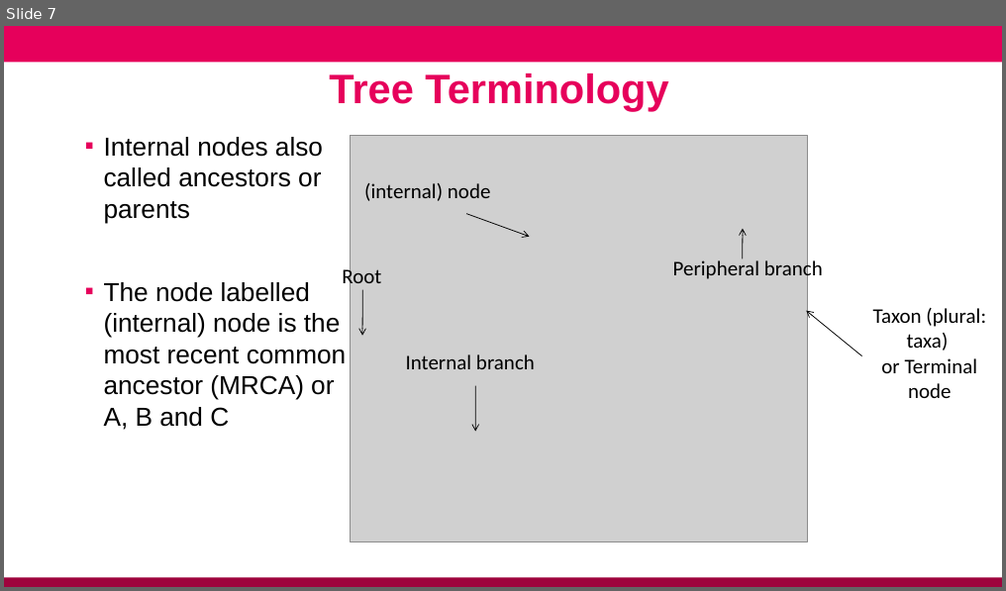
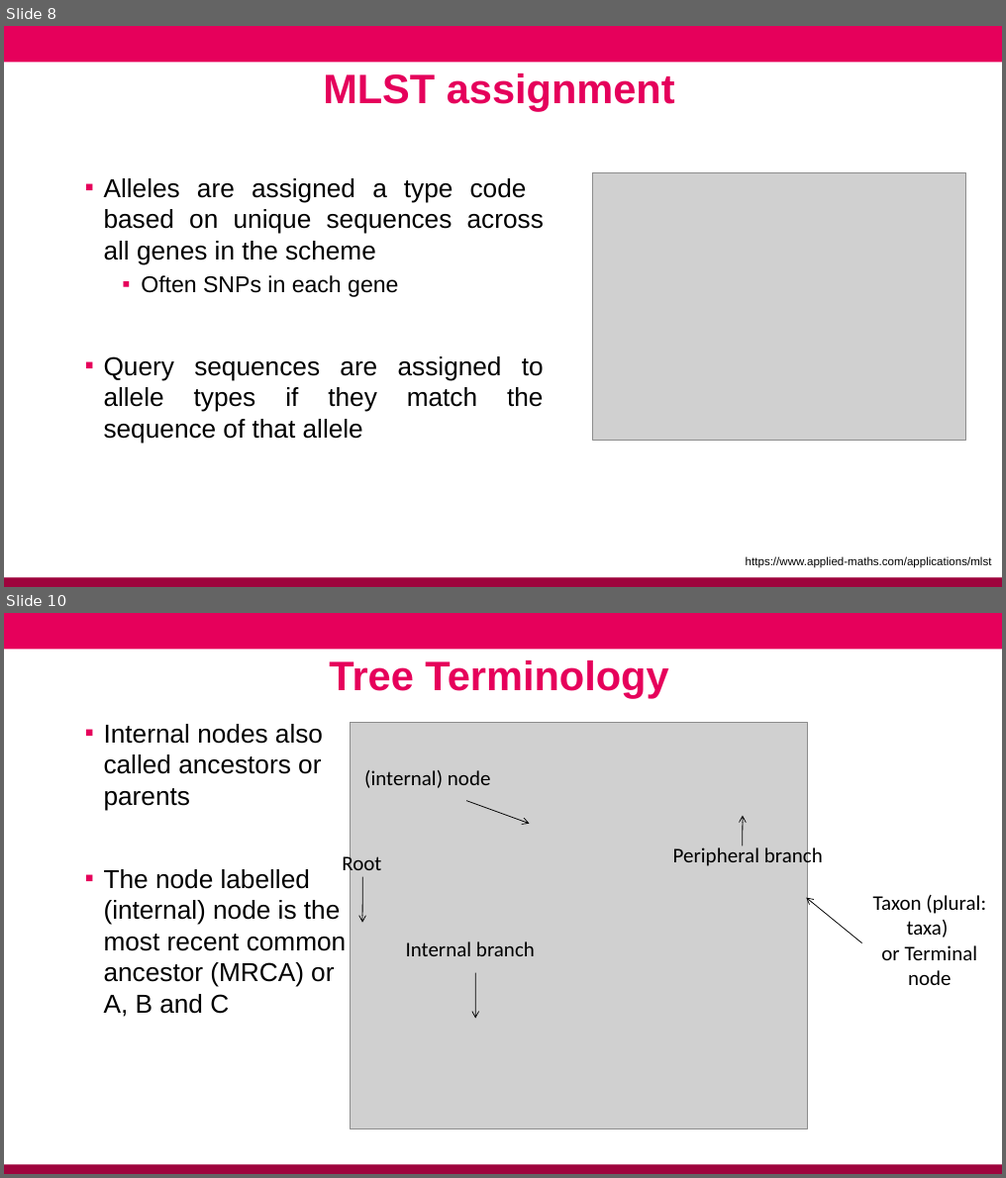
Before and after one commit to conmeehan/conmeehan.github.io, a slide deck: PathogenDataCourse/SlideSets/StrainTypingAndGenEpi.pptx. Shown one above the other, each under a label of ours: slide 7 before the commit, slides 8 and 10 after it; the slides between them are not shown. The pictures are 1006x591 and 1006x1178 pixels, drawn with LibreOffice and Linux fonts; fonts in the diff are those of the drawing; grey boxes stand for pictures; background and template pictures are left out. Boxes give left, top, right and bottom in pixels: in the first picture for what was removed or moved away, otherwise in the second. Text is boxed around its words. In the diff, an @@ line names an element or a change of style, - is before the commit and + after.

```diff
--- a/PathogenDataCourse/SlideSets/StrainTypingAndGenEpi.pptx
+++ b/PathogenDataCourse/SlideSets/StrainTypingAndGenEpi.pptx
@@ slide 8 added at (4, 26, 1002, 587), background #FFFFFF; not listed: 2 template elements that a slide beside it also shows @@
@@ text added at (323, 74, 675, 111), 39.6 pt, text #E5005B, bold @@
+MLST assignment
@@ picture added at (593, 174, 966, 441) @@
@@ text added at (104, 178, 544, 443), 25 pt, text #000000 @@
+▪ Alleles are assigned a type code based on unique sequences across all genes in the scheme
+  ▪ Often SNPs in each gene
+▪ Query sequences are assigned to allele types if they match the sequence of that allele
@@ text added at (746, 557, 992, 569), 11 pt, text #000000 @@
+https://www.applied-maths.com/applications/mlst
@@ what was slide 7 is now slide 10 @@
```
Also in this commit, not shown: 3 slides changed, 2 other slides added, 1 other file.
